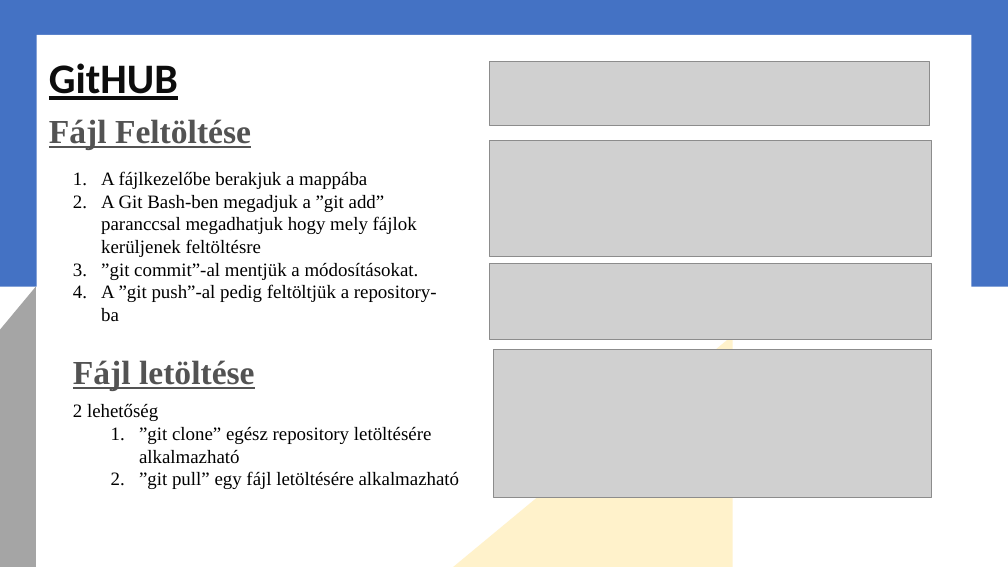
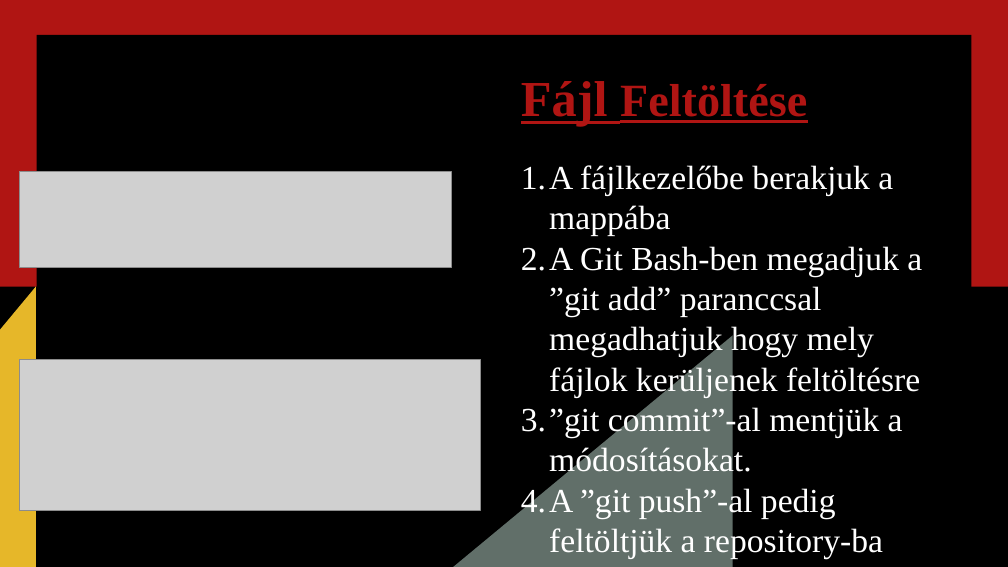
Before and after one commit to stoat315/ikt, a slide deck: slide 7 of GitHUBprezi.pptx (slide 5 before the commit). Drawn at 1008x567 pixels with LibreOffice and Linux fonts; fonts in the diff are those of the drawing; grey boxes stand for pictures; background and template pictures are left out. Boxes give left, top, right and bottom in pixels: in the first picture for what was removed or moved away, otherwise in the second. Text is boxed around its words. In the diff, an @@ line names an element or a change of style, - is before the commit and + after.

```diff
--- a/GitHUBprezi.pptx
+++ b/GitHUBprezi.pptx
@@ rectangle at (0,0,1008,287): fill #4472C4 to #B01513 @@
@@ rectangle added at (863,0,920,95), fill #B01513 @@
@@ rectangle at (36,35,971,533): fill #FFFFFF to #000000 @@
@@ title removed at (49,63,178,100) @@
-GitHUB
@@ picture removed at (489,62,929,126) @@
@@ text "Fájl Feltöltése": place and size @@
-text "Fájl Feltöltése" at (49,119,251,149)
+text "Fájl Feltöltése" at (521,81,807,127)
@@ text "Fájl Feltöltése" at (521,81,807,127): size 32 to 48 pt in "Fájl"; size 32 to 44 pt in "Feltöltése"; text colour #525252 to #B01513 @@
@@ picture added at (20,172,451,267) @@
@@ text "A fájlkezelőbe berakjuk a mappába": place and size @@
-text "A fájlkezelőbe berakjuk a mappába" at (101,171,437,322)
+text "A fájlkezelőbe berakjuk a mappába" at (521,165,922,559)
@@ text "A fájlkezelőbe berakjuk a mappába" at (521,165,922,559): size 18 to 32 pt, text colour #000000 to #FFFFFF @@
@@ picture removed at (490,263,932,339) @@
@@ freeform shape at (0,287,36,567): fill #A5A5A5 to #E6B729 @@
@@ freeform shape at (453,335,733,567): fill #FFE699 at 50% opacity to #C3DED3 at 50% opacity @@
@@ picture removed at (493,349,932,498) @@
@@ picture: place and size @@
-picture at (489,140,932,256)
+picture at (20,360,481,510)
@@ text removed at (73,360,255,390) @@
-Fájl letöltése
@@ text removed at (73,404,460,489) @@
-2 lehetőség
-  1. ”git clone” egész repository letöltésére alkalmazható
-  2. ”git pull” egy fájl letöltésére alkalmazható
```
Also in this commit, not shown: 4 other slides changed, 3 slides added, 1 other file.
